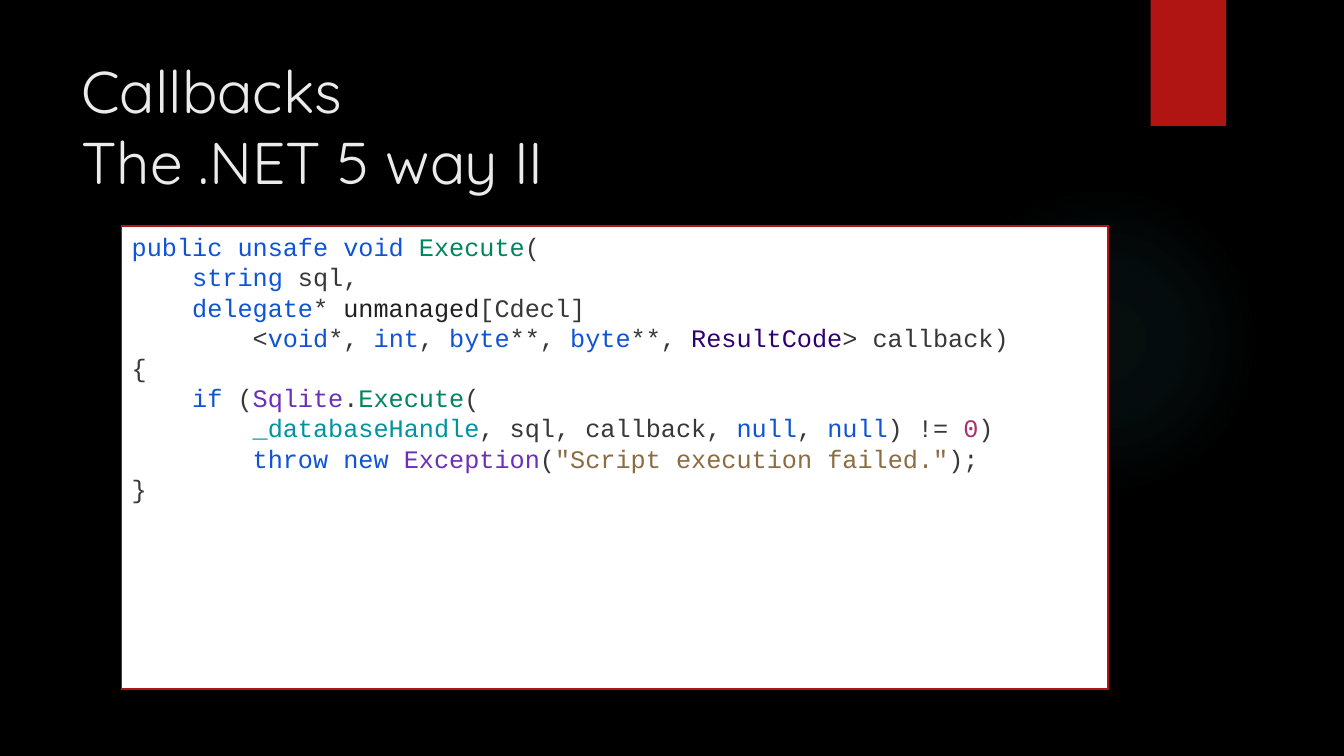
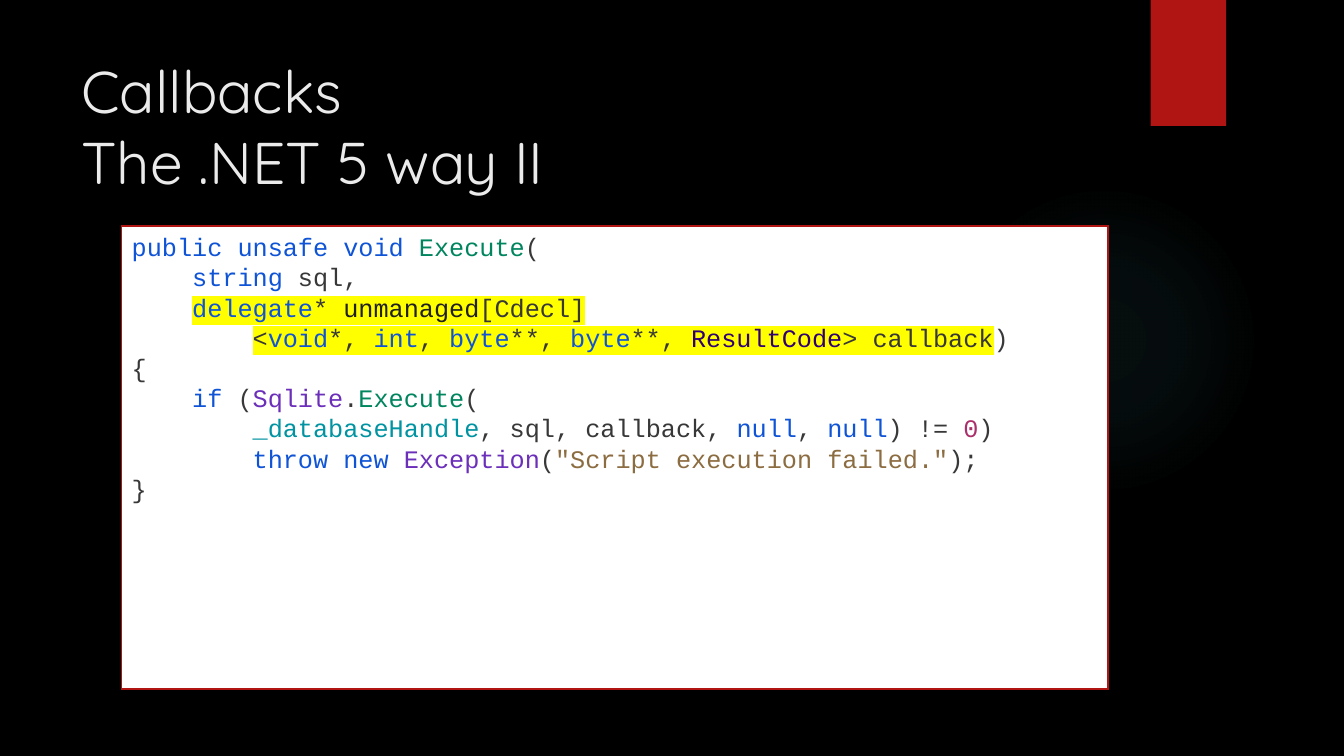
Before and after one commit to dennisdietrich/UnsafeCSharp, a slide deck: slide 50 of doc/Introduction to unsafe C#.pptx (slide 49 before the commit). Drawn at 1344x756 pixels with LibreOffice and Linux fonts; fonts in the diff are those of the drawing; background and template pictures are left out. Boxes give left, top, right and bottom in pixels: in the first picture for what was removed or moved away, otherwise in the second. Text is boxed around its words. In the diff, an @@ line names an element or a change of style, - is before the commit and + after.

```diff
--- a/doc/Introduction to unsafe C#.pptx
+++ b/doc/Introduction to unsafe C#.pptx
@@ text in rectangle at (x1=192, y1=298, x2=1009, y2=413): highlight none to #FFFF00 in "delegate* unmanaged[Cdecl]", "<void*, int, byte**, byte**, ResultCode> callback)" @@
```
Also in this commit, not shown: 12 other slides changed, 1 slide added.
